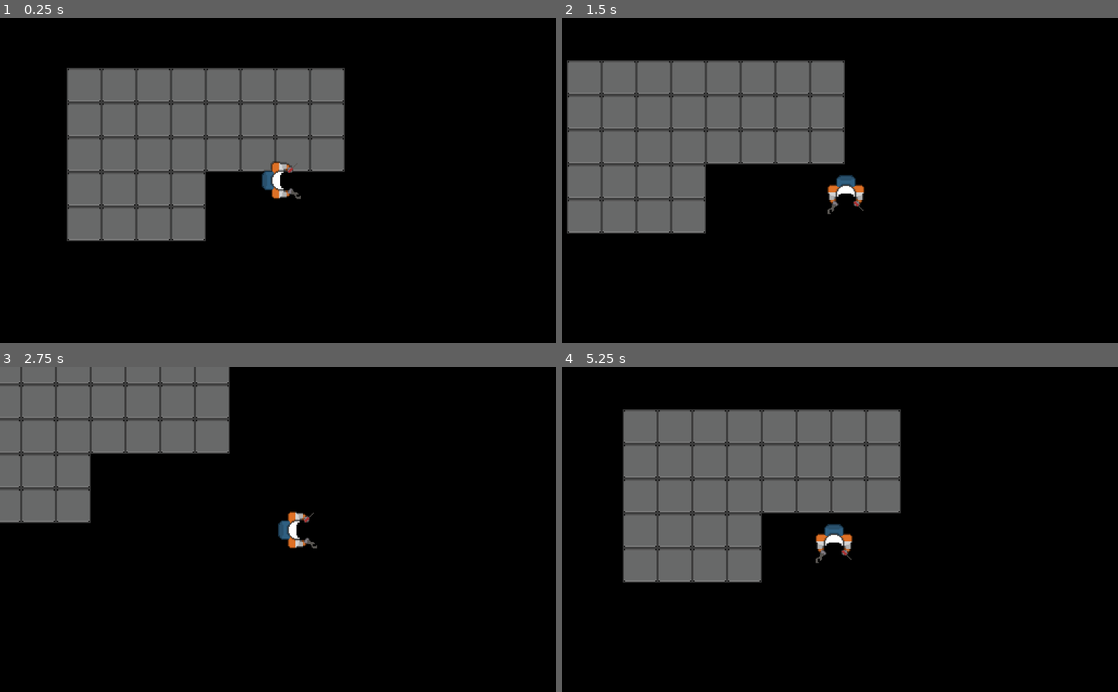
Above: before the commit, frames 1-4 (two rows, left to right).
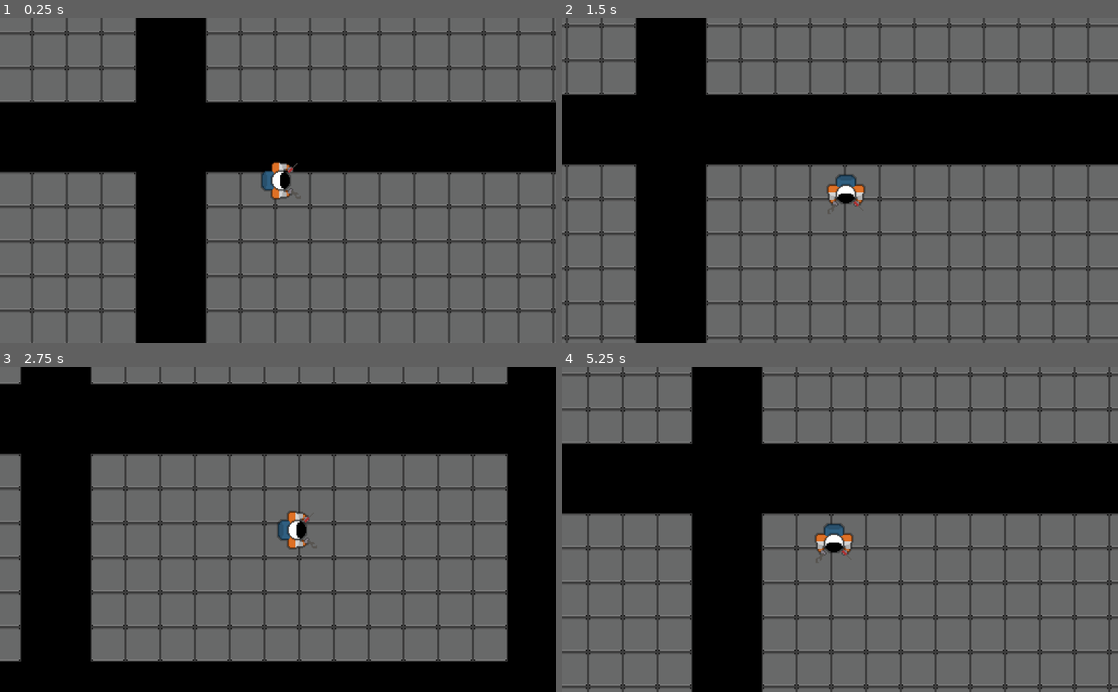
Above: after the commit, the same moments.

Repository: frankakn7/NothingIsPermanent
Game: Godot game, scene res://Main.tscn
Same seed, same stepped clock (60 frames per second), same inputs: the game is played once before the commit and once after it.
Inputs:
- Up to frame 1 (0.25 s): no input
- Up to frame 2 (1.5 s): tap Enter at 0.5 s; hold D (move_right) 0.53-1.28 s; hold S (move_down) from 1.28 s (still down)
- Up to frame 3 (2.75 s): release S (move_down) at 2.03 s; hold D (move_right) from 2.03 s (still down)
- Up to frame 4 (5.25 s): release D (move_right) at 2.78 s; hold W (move_up) 2.78-3.53 s; hold A (move_left) 3.53-5.03 s; hold S (move_down) from 5.03 s (still down)

The runs differ from the first frame. In frame 1, 76% of the frame differs, in the area x 0-100%, y 0-100%; in frame 2, 76%; in frame 3, 64%; in frame 4, 76%.

Commit message:
Added very basic room scene (very) basic - Added basic room scene (very basic, no walls yet) - added a RoomManager that handles room placement

Diff:
--- a/Game_Files/Main.tscn
+++ b/Game_Files/Main.tscn
@@ -1,34 +1,13 @@
-[gd_scene load_steps=4 format=2]
+[gd_scene load_steps=3 format=2]
 
 [ext_resource path="res://Player.tscn" type="PackedScene" id=1]
-[ext_resource path="res://assets/tiles/base_tile.png" type="Texture" id=2]
-
-[sub_resource type="TileSet" id=1]
-0/name = "base_tile.png 0"
-0/texture = ExtResource( 2 )
-0/tex_offset = Vector2( 0, 0 )
-0/modulate = Color( 1, 1, 1, 1 )
-0/region = Rect2( 0, 0, 64, 64 )
-0/tile_mode = 0
-0/occluder_offset = Vector2( 0, 0 )
-0/navigation_offset = Vector2( 0, 0 )
-0/shape_offset = Vector2( 0, 0 )
-0/shape_transform = Transform2D( 1, 0, 0, 1, 0, 0 )
-0/shape_one_way = false
-0/shape_one_way_margin = 0.0
-0/shapes = [  ]
-0/z_index = 0
+[ext_resource path="res://RoomManager.gd" type="Script" id=4]
 
 [node name="Node2D" type="Node2D"]
 
 [node name="Player" parent="." instance=ExtResource( 1 )]
 position = Vector2( 517, 272 )
 
-[node name="Room" type="Node2D" parent="."]
-position = Vector2( 128, 64 )
-
-[node name="TileMap" type="TileMap" parent="Room"]
-z_index = -2
-tile_set = SubResource( 1 )
-format = 1
-tile_data = PoolIntArray( 0, 0, 0, 1, 0, 0, 2, 0, 0, 3, 0, 0, 4, 0, 0, 5, 0, 0, 6, 0, 0, 7, 0, 0, 65536, 0, 0, 65537, 0, 0, 65538, 0, 0, 65539, 0, 0, 65540, 0, 0, 65541, 0, 0, 65542, 0, 0, 65543, 0, 0, 131072, 0, 0, 131073, 0, 0, 131074, 0, 0, 131075, 0, 0, 131076, 0, 0, 131077, 0, 0, 131078, 0, 0, 131079, 0, 0, 196608, 0, 0, 196609, 0, 0, 196610, 0, 0, 196611, 0, 0, 262144, 0, 0, 262145, 0, 0, 262146, 0, 0, 262147, 0, 0 )
+[node name="RoomManager" type="Node2D" parent="."]
+position = Vector2( 128, 128 )
+script = ExtResource( 4 )
--- /dev/null
+++ b/Game_Files/Room.gd
@@ -0,0 +1,32 @@
+extends Node2D
+
+
+var tiles = []
+var max_width = 12
+var max_height = 6
+
+onready var tilemap = $TileMap
+onready var ground_tile_id = 0
+# TODO: Find this out programmatically
+onready var tile_pixel_width = 64
+
+func _ready():
+	# Initialize the tiles
+	# Later on when we get to more complex generation empty spaces will be set to 0's
+	for y in range(max_height):
+		tiles.append([])
+		for x in range(max_width):
+			tiles[y].append(x)
+			tiles[y][x] = 1
+	_update_tilemap()
+
+func _update_tilemap():
+	for y in range(max_height):
+		for x in range(max_width):
+			if tiles[y][x] == 1:
+				tilemap.set_cell(x, y, ground_tile_id)
+
+
+# Called every frame. 'delta' is the elapsed time since the previous frame.
+#func _process(delta):
+#	pass
--- /dev/null
+++ b/Game_Files/Room.tscn
@@ -0,0 +1,29 @@
+[gd_scene load_steps=4 format=2]
+
+[ext_resource path="res://assets/tiles/base_tile.png" type="Texture" id=1]
+[ext_resource path="res://Room.gd" type="Script" id=2]
+
+[sub_resource type="TileSet" id=1]
+0/name = "base_tile.png 0"
+0/texture = ExtResource( 1 )
+0/tex_offset = Vector2( 0, 0 )
+0/modulate = Color( 1, 1, 1, 1 )
+0/region = Rect2( 0, 0, 64, 64 )
+0/tile_mode = 0
+0/occluder_offset = Vector2( 0, 0 )
+0/navigation_offset = Vector2( 0, 0 )
+0/shape_offset = Vector2( 0, 0 )
+0/shape_transform = Transform2D( 1, 0, 0, 1, 0, 0 )
+0/shape_one_way = false
+0/shape_one_way_margin = 0.0
+0/shapes = [  ]
+0/z_index = 0
+
+[node name="Room" type="Node2D"]
+script = ExtResource( 2 )
+
+[node name="TileMap" type="TileMap" parent="."]
+z_index = -2
+tile_set = SubResource( 1 )
+format = 1
+tile_data = PoolIntArray( 0, 0, 0, 1, 0, 0, 2, 0, 0, 3, 0, 0, 4, 0, 0, 5, 0, 0, 6, 0, 0, 7, 0, 0, 8, 0, 0, 9, 0, 0, 10, 0, 0, 11, 0, 0, 65536, 0, 0, 65547, 0, 0, 131072, 0, 0, 131083, 0, 0, 196608, 0, 0, 196619, 0, 0, 262144, 0, 0, 262155, 0, 0, 327680, 0, 0, 327681, 0, 0, 327682, 0, 0, 327683, 0, 0, 327684, 0, 0, 327685, 0, 0, 327686, 0, 0, 327687, 0, 0, 327688, 0, 0, 327689, 0, 0, 327690, 0, 0, 327691, 0, 0 )
--- /dev/null
+++ b/Game_Files/RoomManager.gd
@@ -0,0 +1,32 @@
+extends Node2D
+
+
+var room_scene = load("res://Room.tscn")
+var room_distance = 128
+
+var room_layout = [[1, 1, 1, 1], [1, 1, 1, 1], [1, 1, 1, 1]]
+
+# Called when the node enters the scene tree for the first time.
+func _ready():
+	for y in range(len(room_layout)):
+		for x in range(len(room_layout[y])):
+			var room_instance = room_scene.instance()
+			room_instance.set_name("Room_%d_%d" % [x, y])
+			add_child(room_instance)
+			var room_x_offset = len(room_layout[y])
+			if room_x_offset % 2 == 1:
+				room_x_offset = room_x_offset - 1
+			room_x_offset = (room_x_offset / 2) * room_instance.tile_pixel_width * room_instance.max_width
+			var room_x_pos = room_instance.max_width * x * room_instance.tile_pixel_width + (room_distance * x) - room_x_offset
+
+			var room_y_offset = len(room_layout)
+			if room_y_offset % 2 == 1:
+				room_y_offset = room_y_offset - 1
+			room_y_offset = (room_y_offset / 2) * room_instance.tile_pixel_width * room_instance.max_height
+			var room_y_pos = room_instance.max_height * y * room_instance.tile_pixel_width + (room_distance * y) - room_y_offset
+			room_instance.position += Vector2(room_x_pos, room_y_pos)
+
+
+# Called every frame. 'delta' is the elapsed time since the previous frame.
+#func _process(delta):
+#	pass
--- a/Game_Files/project.godot
+++ b/Game_Files/project.godot
@@ -10,7 +10,6 @@
 
 _global_script_classes=[  ]
 _global_script_class_icons={
-
 }
 
 [application]
